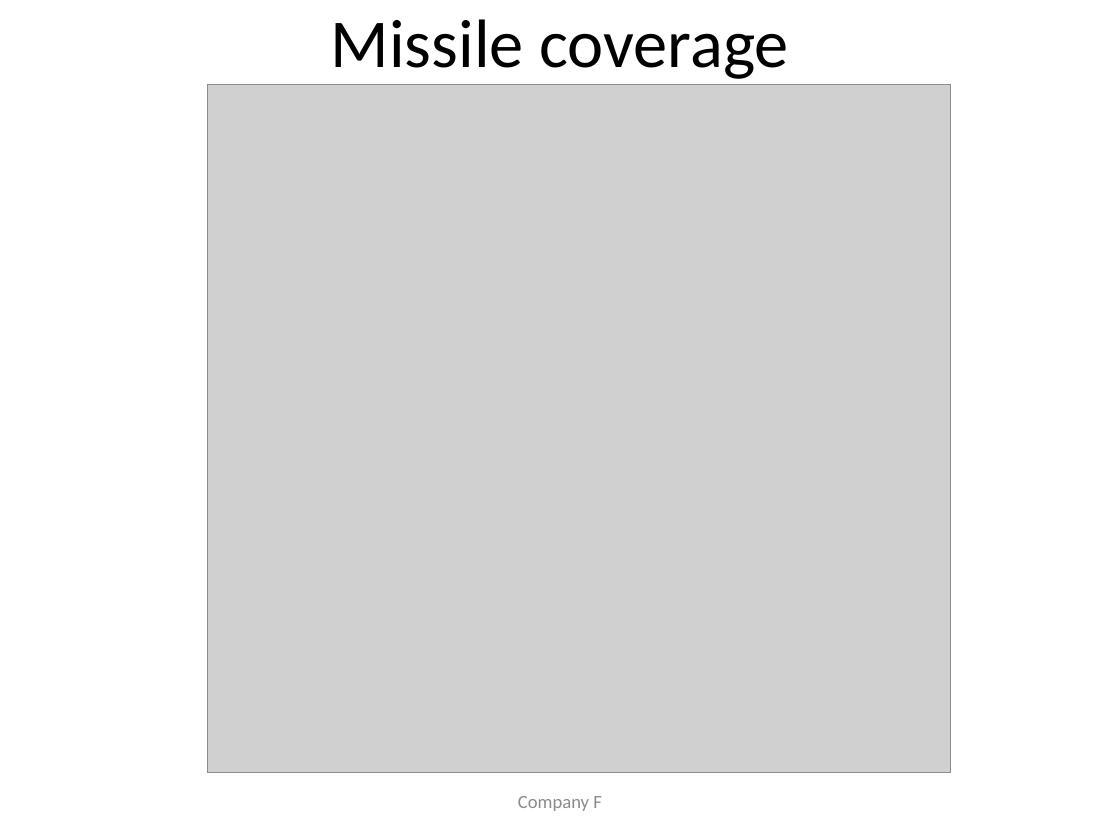
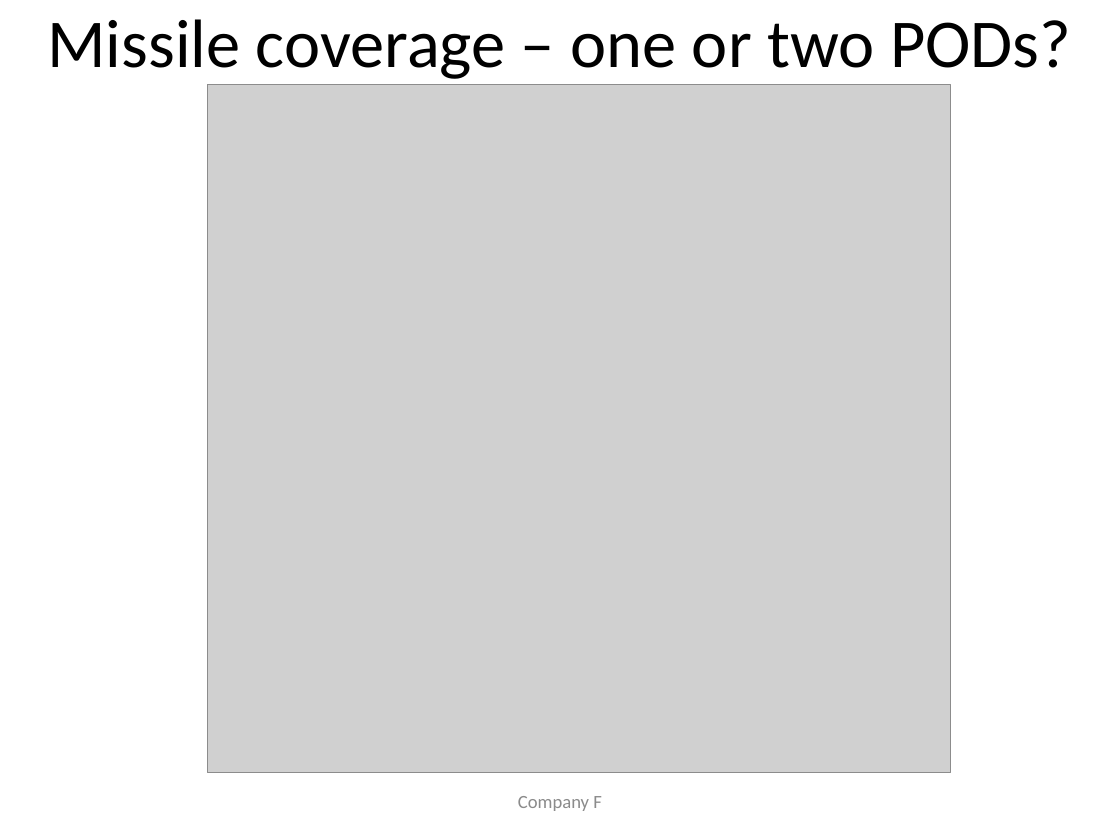
Before and after one commit to ahpoder/syseng, a slide deck: slide 7 of presentation/presentation.pptx. Drawn at 1120x840 pixels with LibreOffice and Linux fonts; fonts in the diff are those of the drawing; grey boxes stand for pictures. Boxes give left, top, right and bottom in pixels: in the first picture for what was removed or moved away, otherwise in the second. Text is boxed around its words. In the diff, an @@ line names an element or a change of style, - is before the commit and + after.

```diff
--- a/presentation/presentation.pptx
+++ b/presentation/presentation.pptx
@@ title at <box>47,19,1071,79</box>: text changed @@
-Missile coverage
+Missile coverage – one or two PODs?
```
